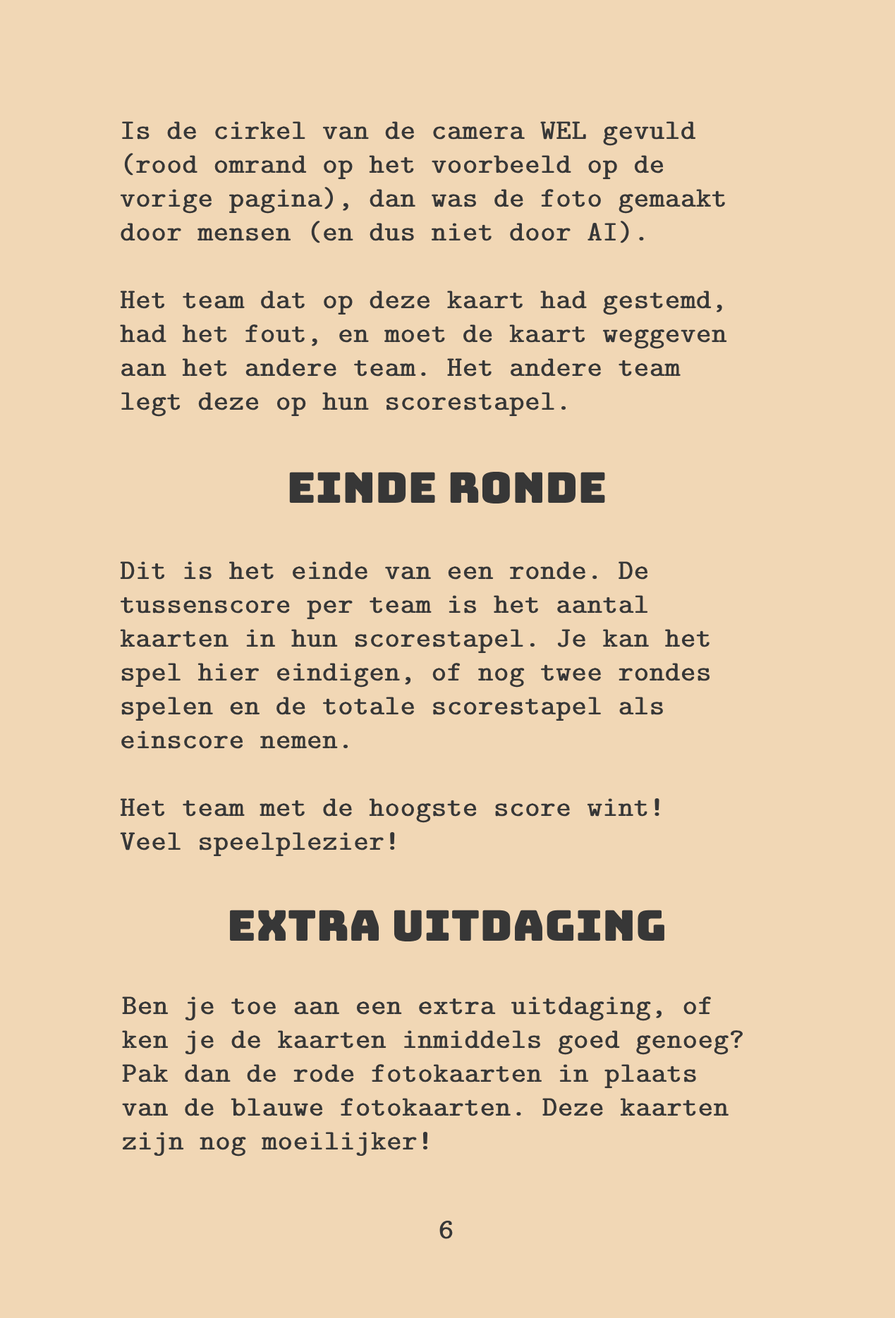
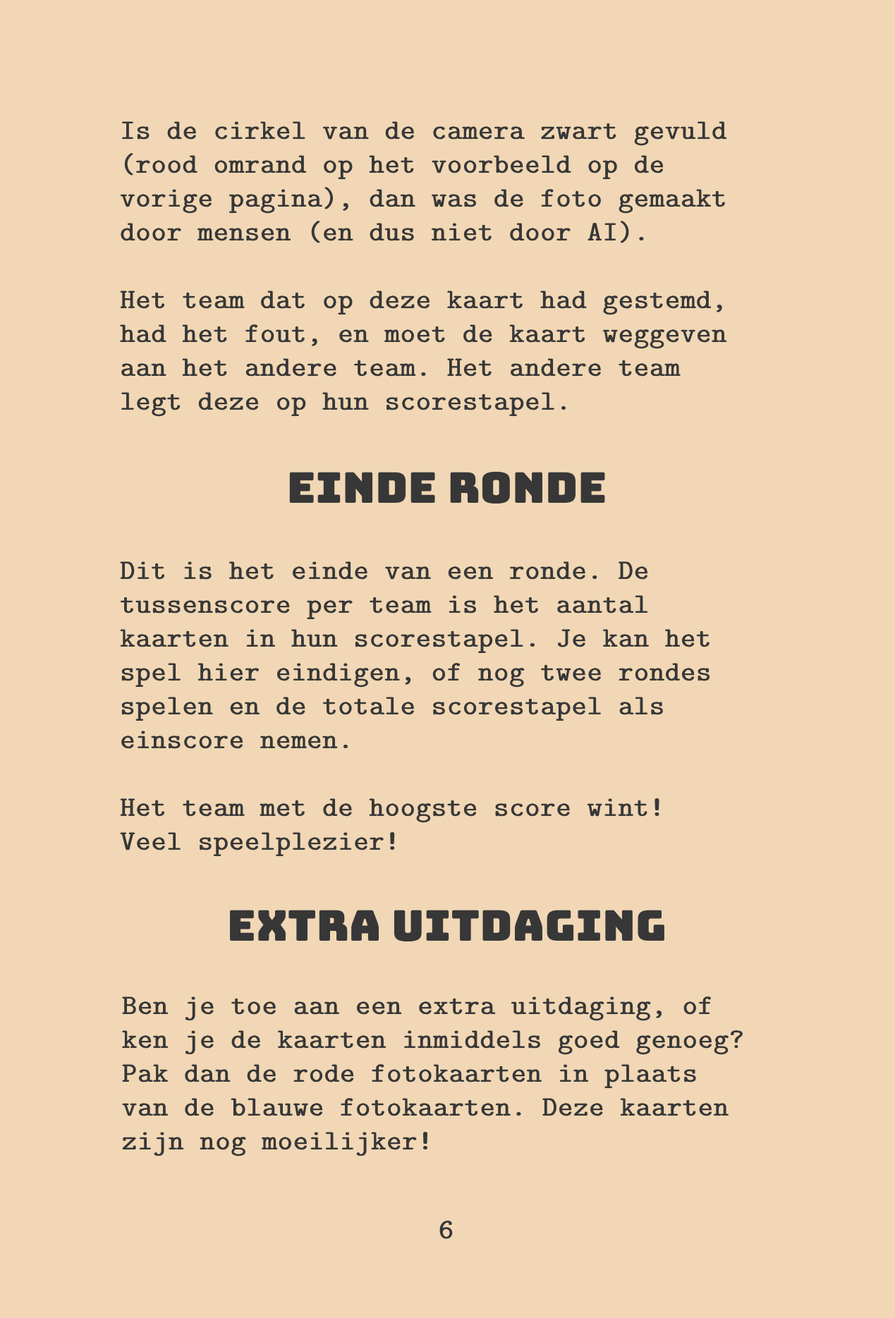
Two versions of the same layered image (895×1318). Layer-by-layer changes:
renamed "Is de cirkel van de camera WEL g" to "Is de cirkel van de camera zwart", painted on it over 540, 121, 728, 146
